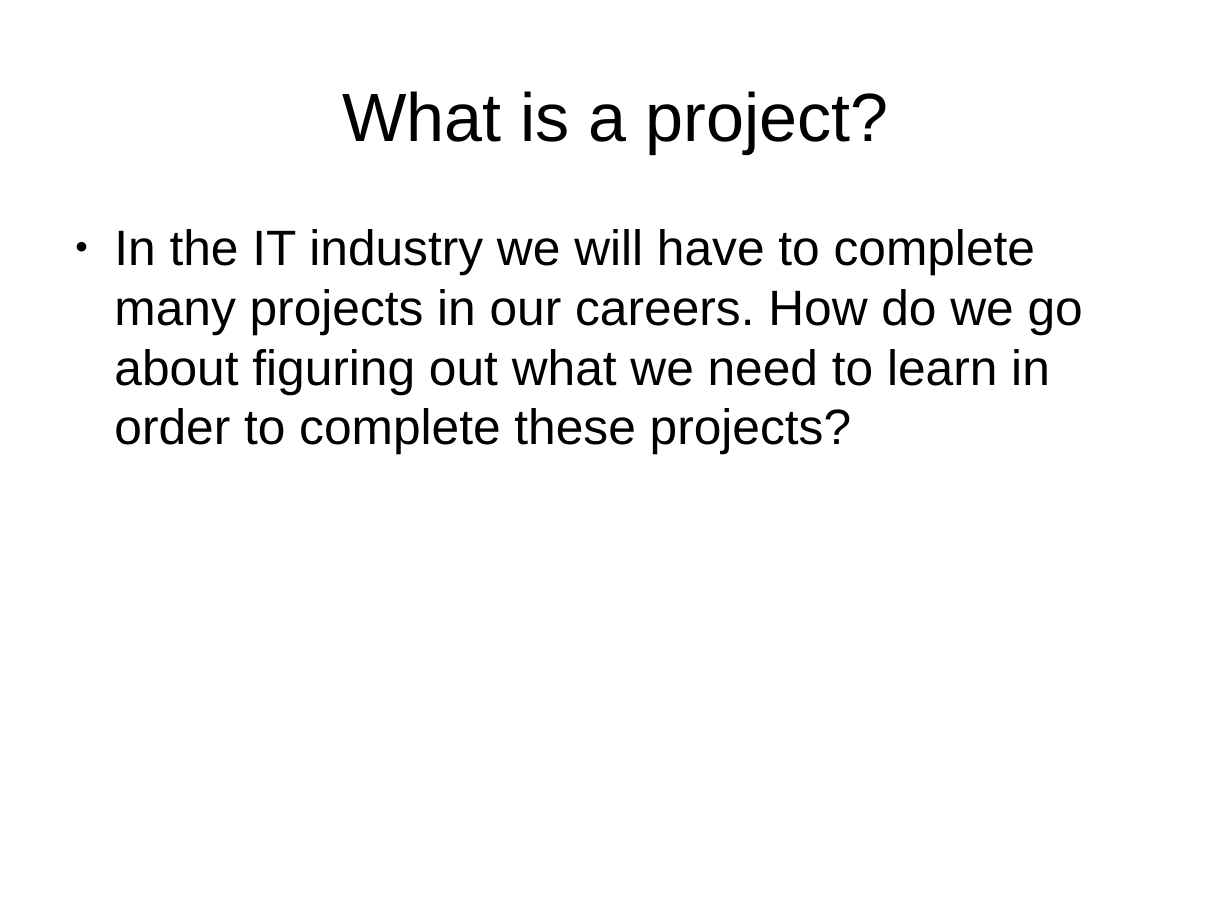
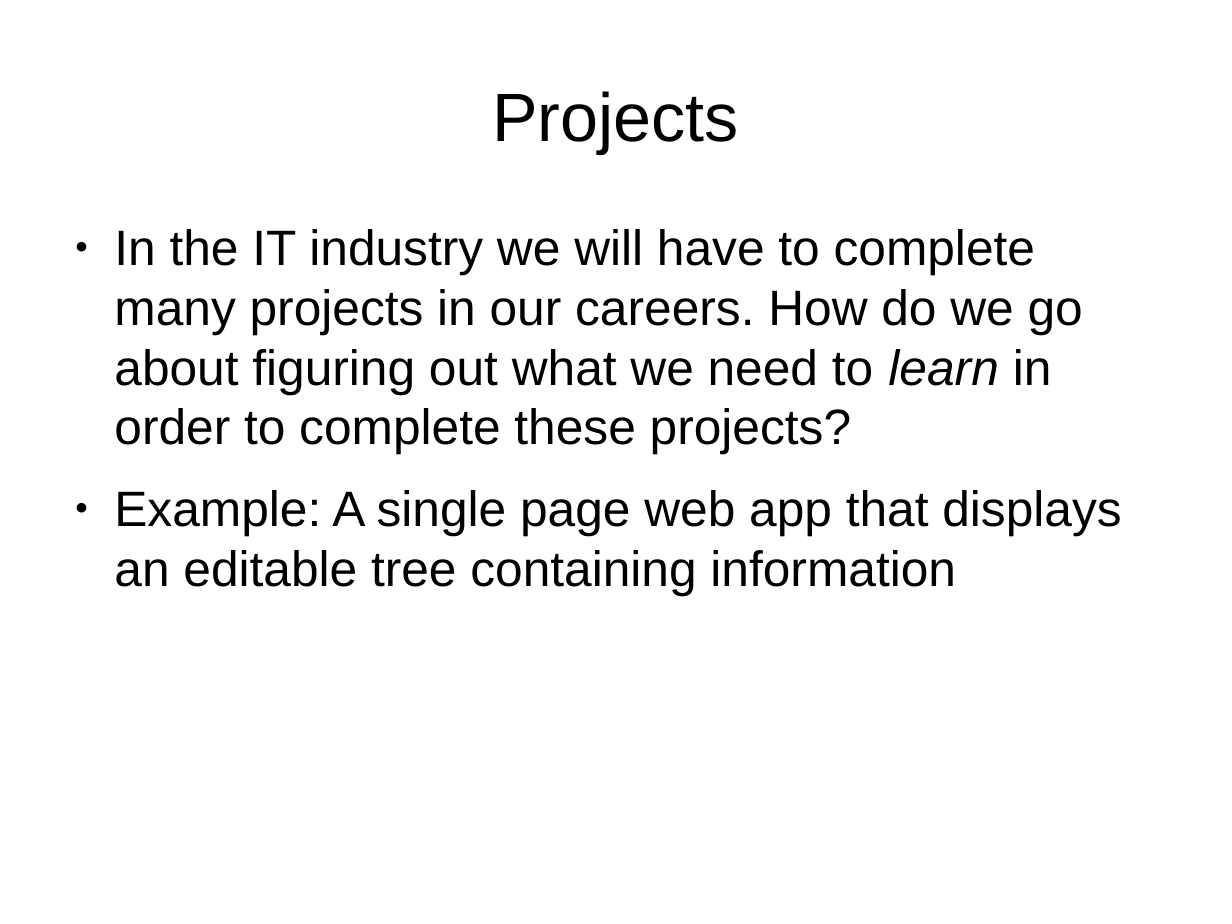
Before and after one commit to shuttle1987/CompCon2016, a slide deck: slide 6 of Slides.odp (slide 2 before the commit). Drawn at 1232x924 pixels with LibreOffice and Linux fonts; fonts in the diff are those of the drawing. Boxes give left, top, right and bottom in pixels: in the first picture for what was removed or moved away, otherwise in the second. Text is boxed around its words. In the diff, an @@ line names an element or a change of style, - is before the commit and + after.

Commit message:
Save slides

```diff
--- a/Slides.odp
+++ b/Slides.odp
@@ title at (492, 91, 739, 153): text changed @@
-What is a project?
+Projects
@@ text at (114, 229, 1083, 454): italic on in "learn" @@
@@ text at (114, 490, 1121, 595): paragraph added @@
+● Example: A single page web app that displays an editable tree containing information
```
Also in this commit, not shown: 2 other slides changed, 8 slides added.
